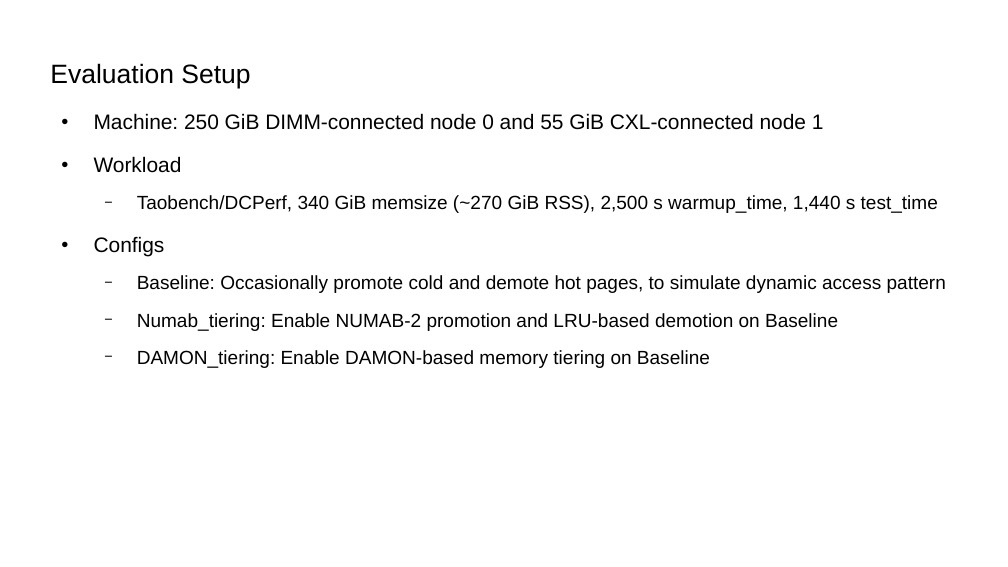
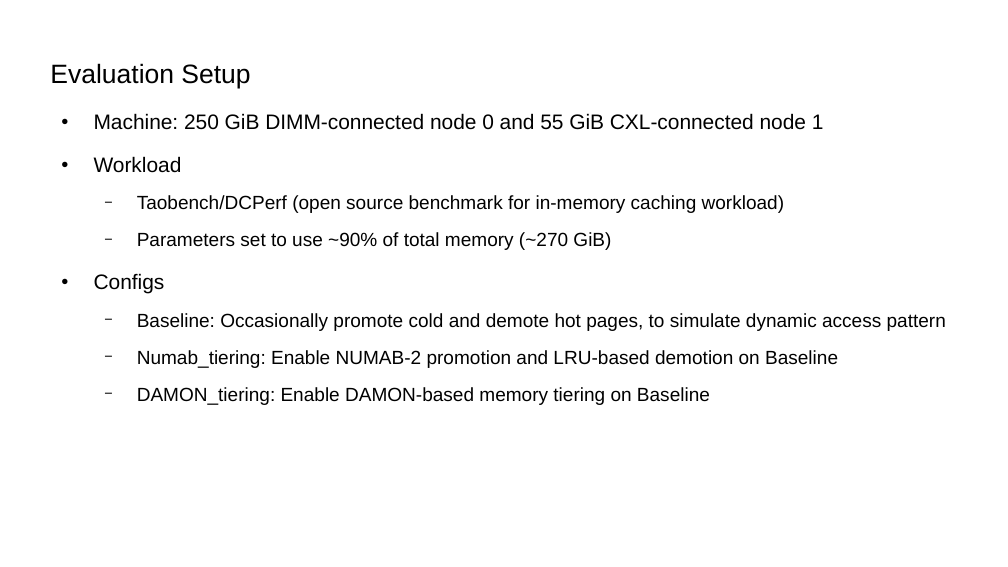
Before and after one commit to damonitor/talks, a slide deck: slide 18 of 2025/lsfmmbpf/damon_updates_plans_lsfmmbpf_2025.odp (slide 19 before the commit). Drawn at 1008x567 pixels with LibreOffice and Linux fonts; fonts in the diff are those of the drawing. Boxes give left, top, right and bottom in pixels: in the first picture for what was removed or moved away, otherwise in the second. Text is boxed around its words. In the diff, an @@ line names an element or a change of style, - is before the commit and + after.

```diff
--- a/2025/lsfmmbpf/damon_updates_plans_lsfmmbpf_2025.odp
+++ b/2025/lsfmmbpf/damon_updates_plans_lsfmmbpf_2025.odp
@@ text at (137, 195, 785, 250): text changed @@
-  − Taobench/DCPerf, 340 GiB memsize (~270 GiB RSS), 2,500 s warmup_time, 1,440 s test_time
+  − Taobench/DCPerf (open source benchmark for in-memory caching workload)
+  − Parameters set to use ~90% of total memory (~270 GiB)
```
Also in this commit, not shown: 12 other slides changed, 1 slide added, 1 slide removed, 3 other files.
